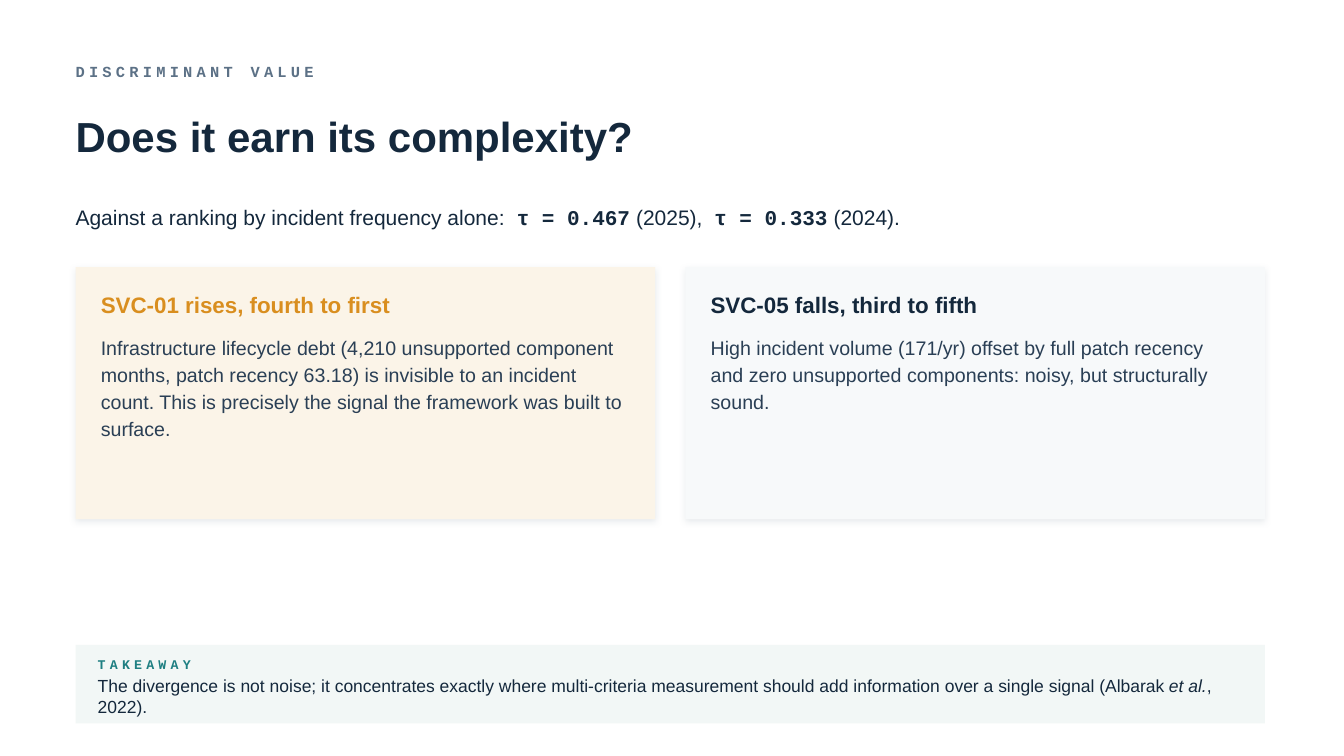
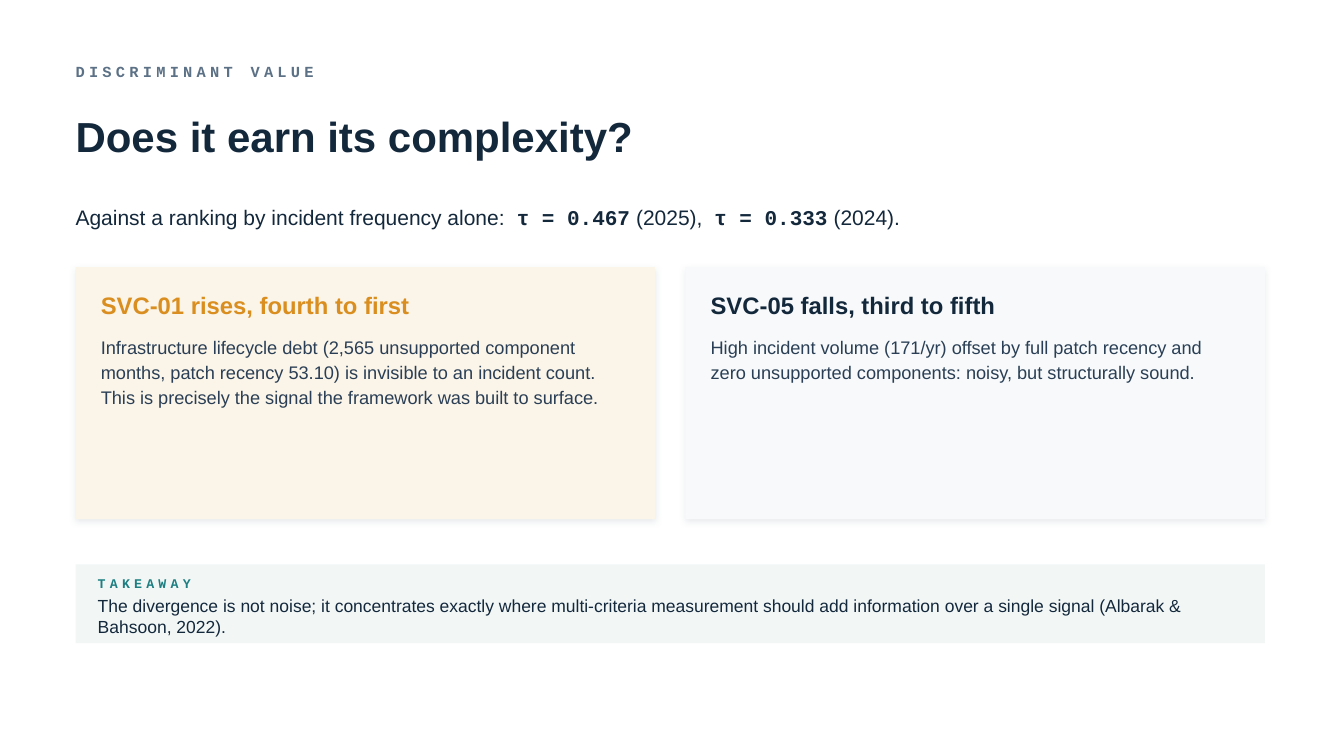
Before and after one commit to TobiZeier/MScProject, a slide deck: slide 10 of presentation/defense.pptx. Drawn at 1344x756 pixels with LibreOffice and Linux fonts; fonts in the diff are those of the drawing. Boxes give left, top, right and bottom in pixels: in the first picture for what was removed or moved away, otherwise in the second. Text is boxed around its words. In the diff, an @@ line names an element or a change of style, - is before the commit and + after.

```diff
--- a/presentation/defense.pptx
+++ b/presentation/defense.pptx
@@ text "SVC-01 rises, fourth to first" at (101, 296, 409, 318): size 16 to 17 pt @@
@@ text "SVC-05 falls, third to fifth" at (711, 296, 995, 318): size 16 to 17 pt @@
@@ text at (101, 340, 599, 408): text changed; size 14 to 13 pt @@
-Infrastructure lifecycle debt (4,210 unsupported component months, patch recency 63.18) is invisible to an incident count. This is precisely the signal the framework was built to surface.
+Infrastructure lifecycle debt (2,565 unsupported component months, patch recency 53.10) is invisible to an incident count. This is precisely the signal the framework was built to surface.
@@ text "High incident volume (171/yr) offset ..." at (711, 340, 1201, 383): size 14 to 13 pt @@
@@ rectangle: place and size @@
-rectangle at (76, 645, 1265, 724)
+rectangle at (76, 565, 1265, 643)
@@ text "TAKEAWAY": place and size @@
-text "TAKEAWAY" at (98, 660, 191, 669)
+text "TAKEAWAY" at (98, 579, 191, 588)
@@ text at (98, 599, 1164, 637): text changed @@
-The divergence is not noise; it concentrates exactly where multi-criteria measurement should add information over a single signal (Albarak et al., 2022).
+The divergence is not noise; it concentrates exactly where multi-criteria measurement should add information over a single signal (Albarak & Bahsoon, 2022).
```
Also in this commit, not shown: 14 other slides changed, 14 other files.
